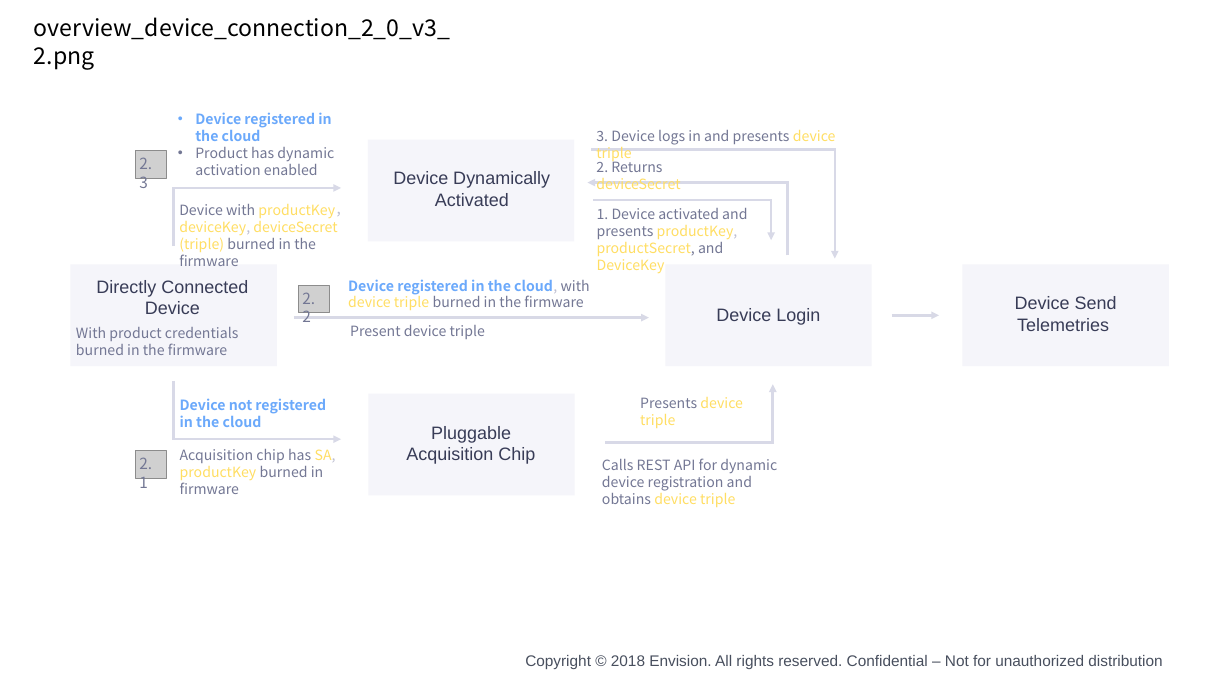
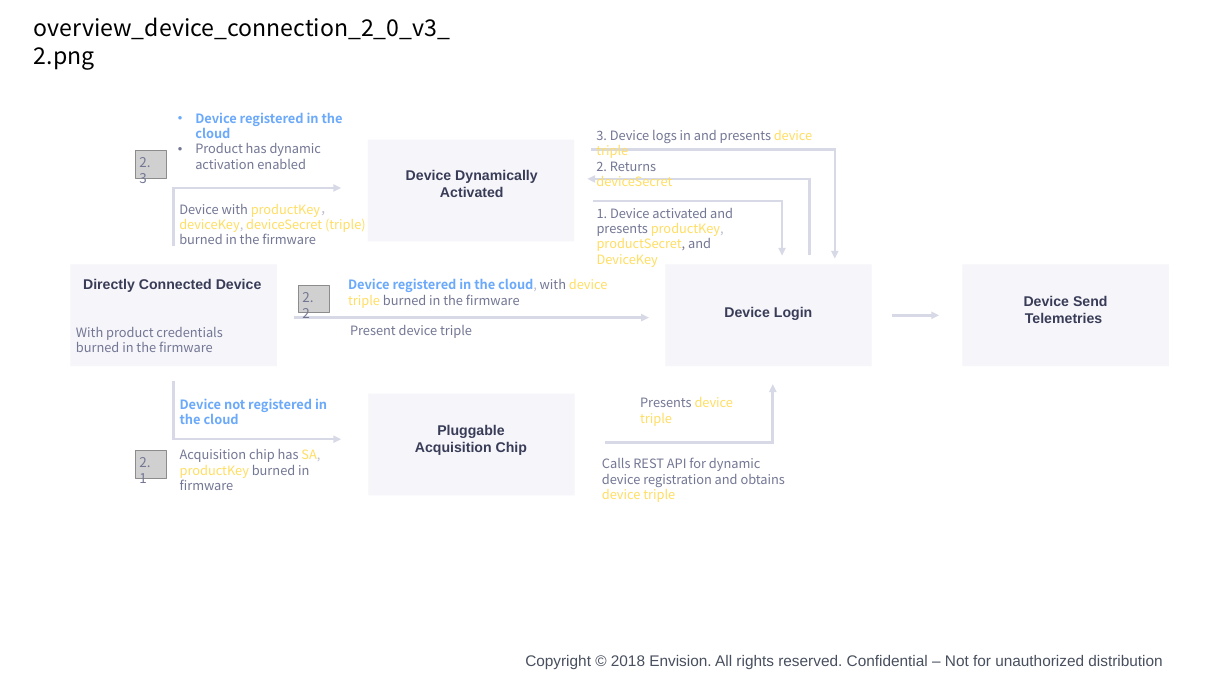
Before and after one commit to kikuchiyo/device_connection_en, a slide deck: slide 2 of media/device_en.pptx. Drawn at 1232x693 pixels with LibreOffice and Linux fonts; fonts in the diff are those of the drawing; grey boxes stand for pictures; background and template pictures are left out. Boxes give left, top, right and bottom in pixels: in the first picture for what was removed or moved away, otherwise in the second. Text is boxed around its words. In the diff, an @@ line names an element or a change of style, - is before the commit and + after.

```diff
--- a/media/device_en.pptx
+++ b/media/device_en.pptx
@@ size 12 to 10.5 pt in 3 elements at bbox=[139, 457, 150, 487], bbox=[302, 292, 313, 322], bbox=[139, 157, 150, 187] @@
@@ elbow arrow moved from (787, 255) - (588, 183) to (810, 255) - (588, 179) @@
@@ elbow arrow moved from (772, 240) - (593, 201) to (782, 256) - (593, 201) @@
@@ size 14 to 11 pt, bold on in 5 elements at bbox=[724, 306, 812, 320], bbox=[406, 169, 537, 197], bbox=[415, 425, 527, 455], bbox=[1024, 295, 1108, 323], bbox=[83, 278, 262, 292] @@
@@ size 11 to 10 pt in 12 elements at bbox=[350, 325, 472, 338], bbox=[348, 278, 608, 308], bbox=[76, 327, 222, 352], bbox=[180, 398, 327, 424], bbox=[602, 457, 785, 502], bbox=[179, 204, 366, 244], bbox=[195, 112, 343, 169], bbox=[597, 208, 733, 267], bbox=[596, 161, 672, 186], bbox=[640, 397, 734, 426], bbox=[596, 130, 813, 158], bbox=[180, 449, 320, 490] @@
```
Also in this commit, not shown: 1 other slide changed, 25 other files.
